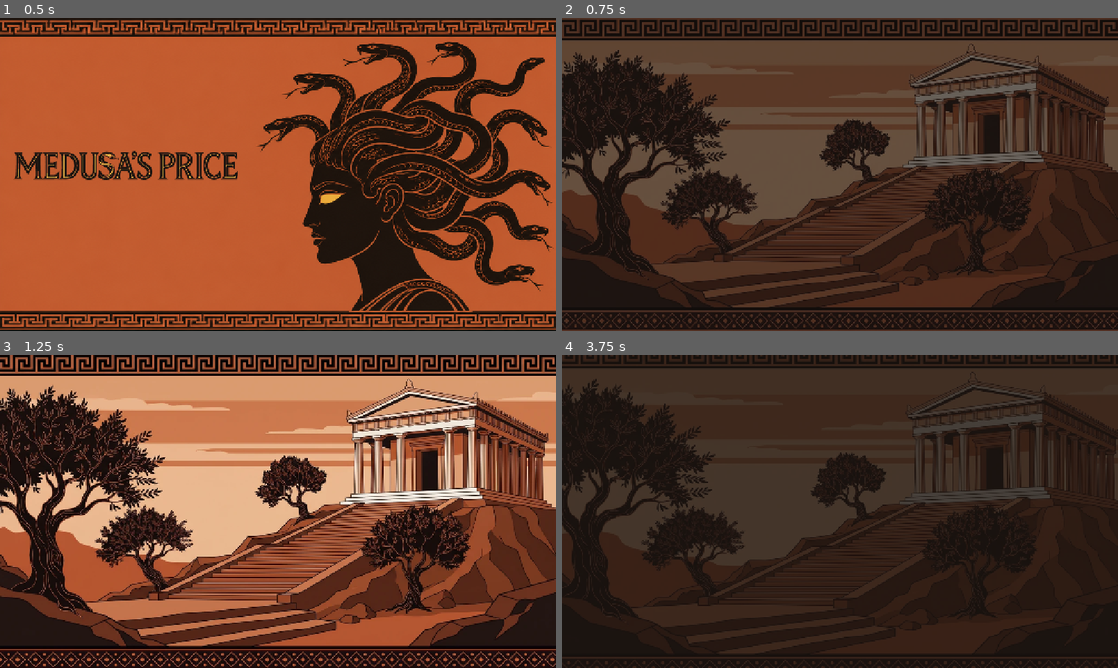
Above: before the commit, frames 1-4 (two rows, left to right).
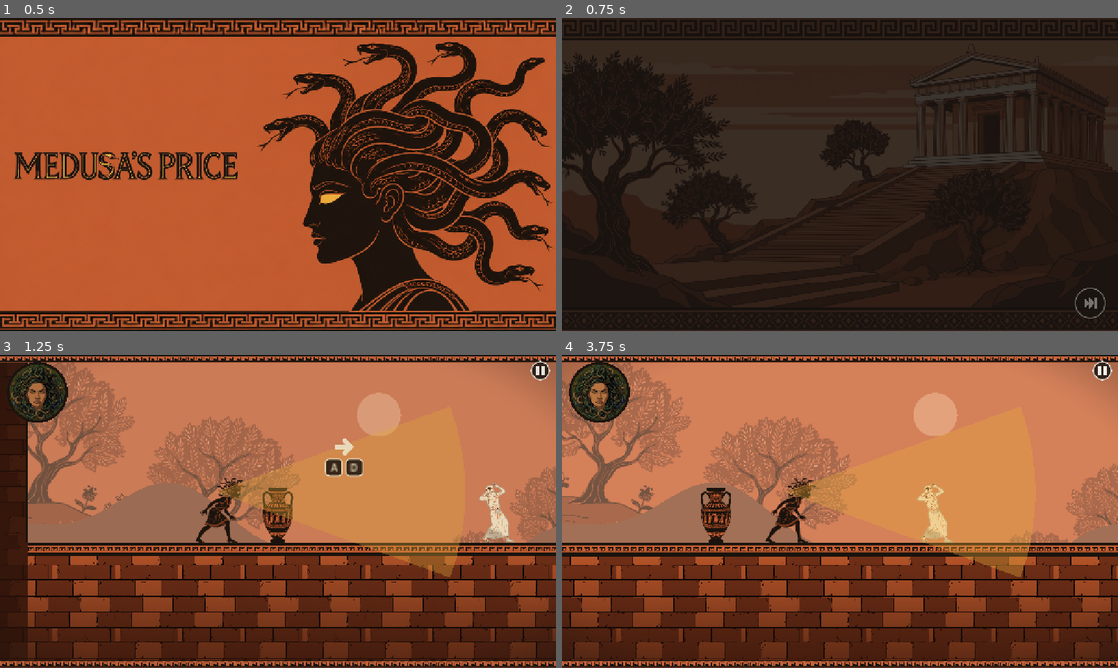
Above: after the commit, the same moments.

Repository: sphilius/medusas-price
Game: Godot game, scene res://scenes/flow/intro.tscn
Two runs of this game, one before a commit and one after it. Both use one fixed random seed, a clock stepped at 60 frames per second and the inputs below. Sound files missing from this copy of the repository are replaced by a short silence.
Inputs (mouse positions are in pixels of both pictures, inside the frame that each line leads up to):
- Up to frame 1 (0.5 s): no input
- Up to frame 2 (0.75 s): tap Enter at 0.5 s; move the mouse to (962, 158) at 0.52 s; hold D (move_right) from 0.53 s (still down); hold K (gaze) from 0.53 s (still down); click (962, 158) at 0.67 s
- Up to frame 3 (1.25 s): keep holding D (move_right); keep holding K (gaze); tap Space (jump) at 0.77, 1.07 s; tap Shift (run) at 0.8 s
- Up to frame 4 (3.75 s): release D (move_right) at 1.25 s; release K (gaze) at 1.25 s; drag from (728, 527) to (812, 574) at 1.27 s; move the mouse to (895, 442) at 2.02 s; hold D (move_right) 2.03-2.75 s; hold J (whip) 2.03-2.75 s; click (895, 442) at 2.17 s; tap Space (jump) at 2.3 s; drag from (812, 574) to (673, 464) at 2.77 s; move the mouse to (1006, 558) at 3.52 s; hold A (move_left) from 3.53 s (still down); hold K (gaze) from 3.53 s (still down); click (1006, 558) at 3.67 s

Frame 1 is identical in both runs. In frame 2, 48% of the frame differs, in the area x 0-100%, y 0-100%; in frame 3, 81%; in frame 4, 92%.

Commit message:
Fix silent web audio, hidden level reels; add intro skip and whip wall-grab
The Music bus now ships in default_bus_layout.tres instead of being made at
runtime; transition reels draw above the fade; a media-style skip button
appears on input; a mid-air lash grabs walls and a jump mantles over.

Co-Authored-By: Claude Opus 5.5 <noreply@anthropic.com>

Diff:
--- a/autoload/balance.gd
+++ b/autoload/balance.gd
@@ -145,7 +145,13 @@
 ## Seconds per portrait stage in the aging beat, fade time (s), and the skip delay (s).
 const STORY_PORTRAIT_STEP_S: float = 0.9
 const STORY_FADE_S: float = 0.6
-const STORY_SKIP_AFTER: float = 2.0
+## The skip button (a media-player "skip forward" icon, bottom right of a story reel):
+## hidden until the player presses a key or button, clicks or touches; then it fades in
+## over SKIP_FADE_S and hides again after SKIP_HIDE_S with no input. Size and margin in px.
+const STORY_SKIP_SIZE: float = 72.0
+const STORY_SKIP_MARGIN: float = 28.0
+const STORY_SKIP_FADE_S: float = 0.2
+const STORY_SKIP_HIDE_S: float = 3.0
 ## Between levels: the painting shown before each GameFlow index, its seconds and zoom.
 const TRANSITION_PANELS: Dictionary = {
 	2: "res://art/bg/level_2_bg.png",
@@ -234,6 +240,21 @@
 # ---------------------------------------------------------------------------
 ## Reach in BL.
 const WHIP_REACH_BL: float = 2.0
+## Whip wall-grab (player.gd): lash at a wall or statue in mid-air and her snakes hold on.
+## REACH_BL: how far the grab ray reaches from her head (body lengths).
+## HOLD_S: seconds she hangs still; then she slides down at SLIDE_SPEED px/s for at most
+## SLIDE_S seconds before the snakes let go. A jump while hanging or sliding springs her
+## up at JUMP_MULT x a normal jump and toward the wall at full run speed, so she rises
+## past the edge and lands on top of the ledge (a mantle).
+const WALL_GRAB_REACH_BL: float = 1.6
+const WALL_GRAB_HOLD_S: float = 0.6
+const WALL_GRAB_SLIDE_SPEED: float = 70.0
+const WALL_GRAB_SLIDE_S: float = 0.9
+const WALL_GRAB_JUMP_MULT: float = 1.15
+## Height of her head above her body's centre (px): where the grab ray and snake line start.
+const WALL_GRAB_HEAD_Y: float = 20.0
+## Width (px) of the black snake line drawn from her head to the grabbed wall.
+const WALL_GRAB_LINE_WIDTH: float = 4.0
 ## Number of snakes in the fan (3 to 5).
 const WHIP_SNAKES_MIN: int = 3
 const WHIP_SNAKES_MAX: int = 5
--- a/autoload/game_flow.gd
+++ b/autoload/game_flow.gd
@@ -125,6 +125,9 @@
 	reel.panels = beats
 	reel.show_portrait = false
 	add_child(reel)
+	# Above the black fade screen (layer 200), which is fully up during a transition;
+	# set AFTER add_child because the reel's _ready sets its own (title-card) layer.
+	reel.layer = 201
 	await reel.finished
 	reel.queue_free()
 
--- /dev/null
+++ b/default_bus_layout.tres
@@ -0,0 +1,9 @@
+[gd_resource type="AudioBusLayout" format=3]
+
+[resource]
+bus/1/name = &"Music"
+bus/1/solo = false
+bus/1/mute = false
+bus/1/bypass_fx = false
+bus/1/volume_db = 0.0
+bus/1/send = &"Master"
--- a/scripts/player.gd
+++ b/scripts/player.gd
@@ -47,6 +47,13 @@
 var _pool_point: Vector2 = Vector2.ZERO
 ## True from the moment the portrait runs out until she is back on her feet.
 var _dying: bool = false
+## Whip wall-grab: true while her snakes hold a wall. _cling_time counts up from the
+## grab (hang still for WALL_GRAB_HOLD_S, then slide). _cling_point is the grabbed spot.
+var _clinging: bool = false
+var _cling_time: float = 0.0
+var _cling_point: Vector2 = Vector2.ZERO
+## The snake line from her head to the wall (made in _ready, shown only while clinging).
+var _cling_line: Line2D = null
 ## Whether Shift (sprint) was held on her last frame on the ground. In the air this stays
 ## as it was at take-off, so a jump keeps the speed it started with.
 var _air_sprint: bool = false
@@ -80,6 +87,13 @@
 	_sprite = SpriteKit.attach(_visual, &"medusa")
 	state_changed.connect(func(_old: State, _new: State) -> void: _refresh_animation())
 	($Whip as Node).frame_changed.connect(_on_whip_frame)
+	# The wall-grab snake line. top_level: it ignores her flip and draws in world space.
+	_cling_line = Line2D.new()
+	_cling_line.top_level = true
+	_cling_line.width = Balance.WALL_GRAB_LINE_WIDTH
+	_cling_line.default_color = Balance.COLOR_BLACK
+	_cling_line.visible = false
+	add_child(_cling_line)
 	_refresh_animation()
 
 
@@ -105,6 +119,9 @@
 		return
 
 	var dir: float = Input.get_axis("move_left", "move_right")
+	if _clinging:
+		_process_cling(dir, delta)
+		return
 	_update_facing(dir)
 
 	# Horizontal: accelerate toward the target speed (also brakes when dir is 0).
@@ -265,6 +282,7 @@
 	global_position = point
 	velocity = Vector2.ZERO
 	_push_time = 0.0
+	_end_cling()  # a respawn never leaves her hanging
 	for node: Node in find_children("*", "Camera2D", false, false):
 		(node as Camera2D).reset_smoothing()
 
@@ -305,6 +323,9 @@
 	# However the lash ends (finished, jump-cancelled, interrupted by a hit), clear its phase.
 	if old == State.WHIP:
 		_set_whip_phase(WhipPhase.NONE)
+	# Gazing, a new lash, a hit or death make the snakes let go of a wall.
+	if new_state in [State.WHIP, State.GAZE, State.HURT, State.DEAD]:
+		_end_cling()
 
 
 ## False while whipping (anticipation through recovery), hurt or dead.
@@ -333,6 +354,9 @@
 			WhipPhase.ANTICIPATION:
 				_set_whip_phase(WhipPhase.ACTIVE)
 				_whip_left += Balance.WHIP_ACTIVE
+				# In mid-air, a lash that reaches a wall grabs it (and ends the lash).
+				if not is_on_floor() and _try_wall_grab():
+					return
 			WhipPhase.ACTIVE:
 				_set_whip_phase(WhipPhase.RECOVERY)
 				_whip_left += Balance.WHIP_RECOVERY
@@ -341,6 +365,59 @@
 				return
 	if whip_phase == WhipPhase.RECOVERY and _buffer_left > 0.0 and _coyote_left > 0.0:
 		_update_locomotion_state(0.0)
+
+
+## Whip wall-grab: a ray from her head, the way she faces, WALL_GRAB_REACH_BL long,
+## against the world and statues. A hit ends the lash and starts the cling. Returns
+## true if she grabbed.
+func _try_wall_grab() -> bool:
+	var head: Vector2 = global_position + Vector2(0.0, -Balance.WALL_GRAB_HEAD_Y)
+	var reach: Vector2 = Vector2(facing * Balance.WALL_GRAB_REACH_BL * Balance.BL, 0.0)
+	var query := PhysicsRayQueryParameters2D.create(head, head + reach, Balance.PHYS_WORLD | Balance.PHYS_STATUES, [get_rid()])
+	var hit: Dictionary = get_world_2d().direct_space_state.intersect_ray(query)
+	if hit.is_empty():
+		return false
+	_cling_point = hit["position"]
+	enter_state(State.FALL)  # ends the lash (its phase is cleared in enter_state)
+	_clinging = true
+	_cling_time = 0.0
+	velocity = Vector2.ZERO
+	_cling_line.visible = true
+	Fx.play(&"whip_snap")
+	return true
+
+
+## One frame of hanging from the wall: still for WALL_GRAB_HOLD_S, then a slow slide
+## for WALL_GRAB_SLIDE_S, then she lets go. Jump: spring up and toward the wall (the
+## mantle). Pushing away from the wall, or landing, lets go too.
+func _process_cling(dir: float, delta: float) -> void:
+	_cling_time += delta
+	if _buffer_left > 0.0:
+		_buffer_left = 0.0
+		_end_cling()
+		velocity = Vector2(facing * _top_speed(), Balance.PLAYER_JUMP_VELOCITY * Balance.WALL_GRAB_JUMP_MULT)
+		_squash = Balance.JUICE_JUMP_STRETCH
+		move_and_slide()
+		_update_locomotion_state(dir)
+		return
+	if dir * facing < 0.0 or _cling_time > Balance.WALL_GRAB_HOLD_S + Balance.WALL_GRAB_SLIDE_S:
+		_end_cling()
+		return
+	velocity = Vector2(0.0, Balance.WALL_GRAB_SLIDE_SPEED if _cling_time > Balance.WALL_GRAB_HOLD_S else 0.0)
+	_cling_point.y += velocity.y * delta  # the snakes slide down the wall with her
+	move_and_slide()
+	if is_on_floor():
+		_end_cling()
+	else:
+		_cling_line.points = PackedVector2Array([global_position + Vector2(0.0, -Balance.WALL_GRAB_HEAD_Y), _cling_point])
+	_update_locomotion_state(dir)
+
+
+## Let go of the wall (safe to call when not clinging).
+func _end_cling() -> void:
+	_clinging = false
+	if _cling_line != null:
+		_cling_line.visible = false
 
 
 func _start_whip() -> void:
--- a/scripts/story_reel.gd
+++ b/scripts/story_reel.gd
@@ -6,8 +6,11 @@
 ##   3 the heroes charge the steps   4 her gaze turns a soldier to stone
 ##   5 the price: the portrait ages through all five stages, crackling at each step.
 ## Panel 5 teaches the core rule without words: every petrification ages her portrait.
-## Jump, whip or gaze skips it after STORY_SKIP_AFTER seconds. When it ends (or is
-## skipped) it emits `finished`, and the title card moves on to level 1.
+## Skipping works like a media player: the first key, button, click or touch shows a
+## round "skip forward" button (two triangles and a bar) in the bottom right corner; a
+## click or tap on it, or jump / whip / gaze while it shows, skips the reel. It hides
+## again after a few seconds with no input. When the reel ends (or is skipped) it emits
+## `finished`, and the title card moves on to level 1 (GameFlow's reels: the next level).
 class_name StoryReel
 extends CanvasLayer
 
@@ -26,6 +29,10 @@
 var _done: bool = false
 ## The running sequence (kept so a skip can stop it).
 var _sequence: Tween = null
+## The skip button, hidden until the player gives any input.
+var _skip: Button = null
+## Seconds since the last input (the skip button hides after STORY_SKIP_HIDE_S).
+var _idle: float = 0.0
 
 
 ## Builds a black backdrop and the panel, then chains every beat into one Tween:
@@ -43,6 +50,7 @@
 	# Anchored to the whole screen (not a fixed size), so it always fills the view.
 	_panel.set_anchors_preset(Control.PRESET_FULL_RECT)
 	add_child(_panel)
+	_build_skip()
 	_sequence = create_tween()
 	for beat: Dictionary in panels:
 		if not ResourceLoader.exists(beat["path"]):
@@ -106,18 +114,69 @@
 	fade.tween_property(_panel, "modulate:a", 0.0, Balance.STORY_FADE_S)
 
 
-## Counts how long the reel has played (for the skip delay).
+## The round skip button: same look as the pause menu's buttons (dark disc, marble
+## ring, gold ring on hover), drawn icon, no text. Starts hidden and see-through.
+func _build_skip() -> void:
+	var size: float = Balance.STORY_SKIP_SIZE
+	_skip = Button.new()
+	_skip.custom_minimum_size = Vector2(size, size)
+	_skip.size = Vector2(size, size)
+	var screen: Vector2 = get_viewport().get_visible_rect().size
+	_skip.position = screen - Vector2(size, size) - Vector2.ONE * Balance.STORY_SKIP_MARGIN
+	_skip.focus_mode = Control.FOCUS_NONE  # keys are handled in _input below
+	for style_name: String in ["normal", "hover", "pressed", "disabled"]:
+		var box := StyleBoxFlat.new()
+		box.bg_color = Color(Balance.COLOR_BLACK, 0.85)
+		box.set_corner_radius_all(int(size * 0.5))
+		box.set_border_width_all(3)
+		box.border_color = Balance.COLOR_GOLD if style_name in ["hover", "pressed"] else Balance.COLOR_MARBLE
+		_skip.add_theme_stylebox_override(style_name, box)
+	_skip.draw.connect(_draw_skip_icon)
+	_skip.pressed.connect(_finish)
+	_skip.visible = false
+	_skip.modulate.a = 0.0
+	add_child(_skip)
+
+
+## "Skip forward": two triangles pointing right and a bar, in marble.
+func _draw_skip_icon() -> void:
+	var s: float = _skip.size.x
+	var c := Vector2(s, s) * 0.5
+	var h: float = s * 0.18
+	var w: float = s * 0.16
+	for x: float in [-w * 1.15, -w * 0.15]:
+		var left: Vector2 = c + Vector2(x, 0.0)
+		_skip.draw_colored_polygon(PackedVector2Array([
+			left + Vector2(0.0, -h), left + Vector2(w, 0.0), left + Vector2(0.0, h)]), Balance.COLOR_MARBLE)
+	_skip.draw_rect(Rect2(c + Vector2(w * 0.95, -h), Vector2(s * 0.05, h * 2.0)), Balance.COLOR_MARBLE)
+
+
+## Counts how long the reel has played, and hides the skip button after a quiet spell.
 func _process(delta: float) -> void:
 	_age += delta
+	if _skip != null and _skip.visible:
+		_idle += delta
+		if _idle > Balance.STORY_SKIP_HIDE_S:
+			_skip.visible = false
+			_skip.modulate.a = 0.0
 
 
-## Jump, whip or gaze skips the reel once it has played for STORY_SKIP_AFTER seconds.
+## Any press shows the skip button. While it shows, jump / whip / gaze also skip (for
+## keyboards and pads); a click or tap on the button skips through its `pressed` signal.
 func _input(event: InputEvent) -> void:
-	if _done or _age < Balance.STORY_SKIP_AFTER:
+	if _done or not event.is_pressed() or event.is_echo():
 		return
-	if event.is_action_pressed(&"jump") or event.is_action_pressed(&"whip") or event.is_action_pressed(&"gaze"):
-		get_viewport().set_input_as_handled()
-		_finish()
+	if not (event is InputEventKey or event is InputEventMouseButton or event is InputEventScreenTouch or event is InputEventJoypadButton):
+		return
+	_idle = 0.0
+	if _skip.visible:
+		if event.is_action_pressed(&"jump") or event.is_action_pressed(&"whip") or event.is_action_pressed(&"gaze"):
+			get_viewport().set_input_as_handled()
+			_finish()
+		return  # a click or tap goes on to the button itself
+	_skip.visible = true
+	create_tween().tween_property(_skip, "modulate:a", 1.0, Balance.STORY_SKIP_FADE_S)
+	get_viewport().set_input_as_handled()  # the reveal press does nothing else
 
 
 ## End once: stop the sequence and tell the title card (the `finished` signal).
--- a/tools/no_text_audit.gd
+++ b/tools/no_text_audit.gd
@@ -22,6 +22,7 @@
 const ALLOW: Dictionary = {
 	"res://scripts/key_hint.gd": "key-cap letters (allowed by the rule)",
 	"res://scripts/pause_menu.gd": "icon-only Buttons: their text is never set, they draw shapes",
+	"res://scripts/story_reel.gd": "icon-only skip Button: its text is never set, it draws two triangles and a bar",
 }
 
 ## Folders not shipped as game content.
--- /dev/null
+++ b/tools/sim_wallgrab.gd
@@ -0,0 +1,57 @@
+## sim_wallgrab.gd - dev-only headless check (scene: tools/sim_wallgrab.tscn) for the
+## whip wall-grab. In the shared sim room, Medusa is put in mid-air beside the pillar
+## (x 864-896, top y 504), facing it, and lashes. Checks that her snakes grab the
+## pillar and hold her still, that a jump springs her up past its top, and that a lash
+## at nothing (facing away) does not grab.
+## Prints PASS/FAIL lines and exits with the number of failures.
+extends Node
+
+var _failures: int = 0
+
+
+func _ready() -> void:
+	var room: Node = load("res://tools/sim_room.tscn").instantiate()
+	add_child(room)
+	var p: Player = room.get_node("Player")
+	await _wait(0.2)
+	# Beside the pillar, in the air, facing it.
+	p._teleport(Vector2(800.0, 540.0))
+	p.facing = 1
+	Input.action_press(&"whip")
+	await get_tree().physics_frame
+	Input.action_release(&"whip")
+	await _wait(Balance.WHIP_ANTICIPATION + 0.05)
+	_check(p._clinging, "a mid-air lash at the pillar grabs it")
+	var y_hold: float = p.global_position.y
+	await _wait(Balance.WALL_GRAB_HOLD_S * 0.6)
+	_check(p._clinging and absf(p.global_position.y - y_hold) < 2.0, "she hangs still while held")
+	Input.action_press(&"jump")
+	await get_tree().physics_frame
+	var top_y: float = p.global_position.y
+	for i in 40:
+		await get_tree().physics_frame
+		top_y = minf(top_y, p.global_position.y)
+	Input.action_release(&"jump")
+	_check(not p._clinging and top_y < 504.0 - 32.0, "a jump from the wall springs her up past the pillar top")
+	# Facing away, nothing within reach: no grab.
+	await _wait(1.0)
+	p._teleport(Vector2(800.0, 540.0))
+	p.facing = -1
+	Input.action_press(&"whip")
+	await get_tree().physics_frame
+	Input.action_release(&"whip")
+	await _wait(Balance.WHIP_ANTICIPATION + 0.05)
+	_check(not p._clinging, "a lash at nothing does not grab")
+	print("sim_wallgrab: %s" % ("ALL PASS" if _failures == 0 else "%d FAILED" % _failures))
+	get_tree().quit(_failures)
+
+
+func _check(ok: bool, what: String) -> void:
+	print("  %s  %s" % ["PASS" if ok else "FAIL", what])
+	if not ok:
+		_failures += 1
+
+
+func _wait(seconds: float) -> void:
+	for i in ceili(seconds * Engine.physics_ticks_per_second):
+		await get_tree().physics_frame
--- /dev/null
+++ b/tools/sim_wallgrab.tscn
@@ -0,0 +1,6 @@
+[gd_scene format=3]
+
+[ext_resource type="Script" path="res://tools/sim_wallgrab.gd" id="1"]
+
+[node name="SimWallgrab" type="Node"]
+script = ExtResource("1")
